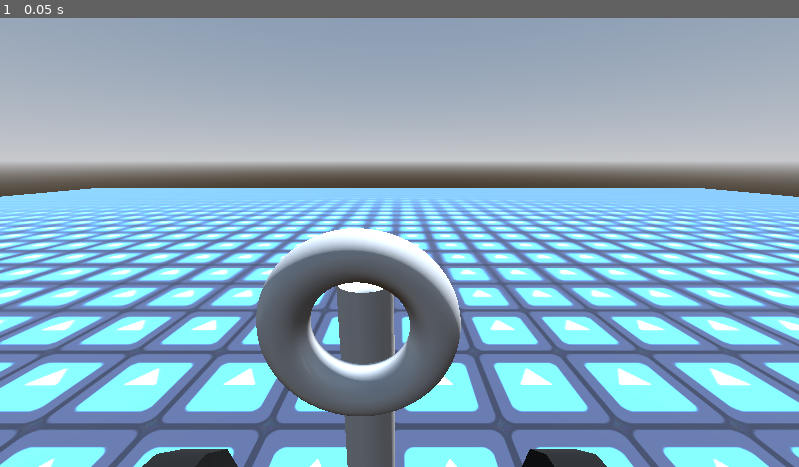
Above: before the commit, frame 1.
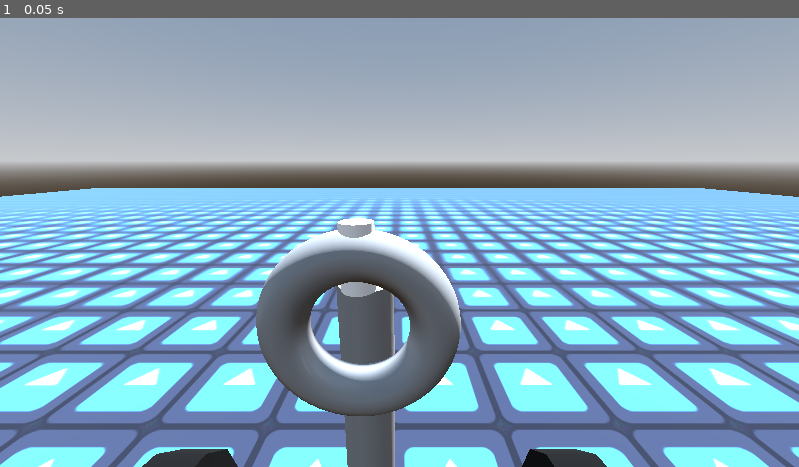
Above: after the commit, the same moment.

Repository: franciscoenriq/Panhales-en-Fuga
Game: Godot game, scene res://scenes/base-volante.tscn
Same seed, same stepped clock (60 frames per second), same inputs: the game is played once before the commit and once after it. This scene is started directly instead of the project's main scene. The engine's default icon, where the game draws it, is replaced by a stand-in: a white triangle on a blue panel in a dark square.
Inputs:
- Up to frame 1 (0.05 s): no input

The runs differ from the first frame. In frame 1, 0.3% of the frame differs, in the area x 42-48%, y 44-63%.

Commit message:
Cambios al volante

Diff:
--- a/scenes/base-volante.tscn
+++ b/scenes/base-volante.tscn
@@ -50,6 +50,12 @@
 [sub_resource type="CylinderShape3D" id="CylinderShape3D_oao56"]
 
 [sub_resource type="TorusMesh" id="TorusMesh_gt80a"]
+
+[sub_resource type="StandardMaterial3D" id="StandardMaterial3D_aqsfc"]
+
+[sub_resource type="StandardMaterial3D" id="StandardMaterial3D_7ia1w"]
+
+[sub_resource type="CylinderMesh" id="CylinderMesh_q2qod"]
 
 [sub_resource type="ConvexPolygonShape3D" id="ConvexPolygonShape3D_rn6qw"]
 points = PackedVector3Array(-0.977441, 0.0497648, -0.183127, 0.977439, 0.0497671, 0.183136, 0.978405, -0.0418249, 0.183 …(911 unchanged characters)…
@@ -145,11 +151,19 @@
 shape = SubResource("CylinderShape3D_oao56")
 
 [node name="Volante" type="AnimatableBody3D" parent="car"]
+unique_name_in_owner = true
 transform = Transform3D(1, 0, 0, 0, 1, 0, 0, 0, 1, 0, 1.58409, 0)
 
 [node name="MeshInstance3D" type="MeshInstance3D" parent="car/Volante"]
 transform = Transform3D(0.3, 0, 0, 0, -1.31134e-08, -0.3, 0, 0.3, -1.31134e-08, 0, 1.38181, -0.801486)
 mesh = SubResource("TorusMesh_gt80a")
+
+[node name="MeshInstance3D2" type="MeshInstance3D" parent="car/Volante/MeshInstance3D"]
+transform = Transform3D(0.333333, 0, 0, 0, -1.45705e-08, 0.333333, 0, -0.333333, -1.45705e-08, 0, -0.0218685, -0.728848)
+material_override = SubResource("StandardMaterial3D_aqsfc")
+material_overlay = SubResource("StandardMaterial3D_7ia1w")
+mesh = SubResource("CylinderMesh_q2qod")
+skeleton = NodePath("../..")
 
 [node name="CollisionShape3D" type="CollisionShape3D" parent="car/Volante"]
 transform = Transform3D(0.3, 0, 0, 0, -1.31134e-08, -0.3, 0, 0.3, -1.31134e-08, 0, 1.38181, -0.801486)
--- a/scenes/car.gd
+++ b/scenes/car.gd
@@ -1 +1,25 @@
 extends VehicleBody3D
+
+var isTurningLeft
+var isTurningRight
+@onready var volante = %Volante
+var turningRate = 0.3
+
+func _ready() -> void:
+	isTurningLeft = false
+	isTurningRight = false
+
+func _process(delta):
+
+	if Input.is_action_pressed("turn_left"):
+		isTurningLeft = true
+		isTurningRight = false
+	elif Input.is_action_pressed("turn_right"):
+		isTurningRight = true
+		isTurningLeft = false
+	else:
+		isTurningLeft = false
+		isTurningRight = false
+
+	if not isTurningLeft && not isTurningRight:
+		pass
Not shown: 1 places in scenes/base-volante.tscn that only renumber resources
